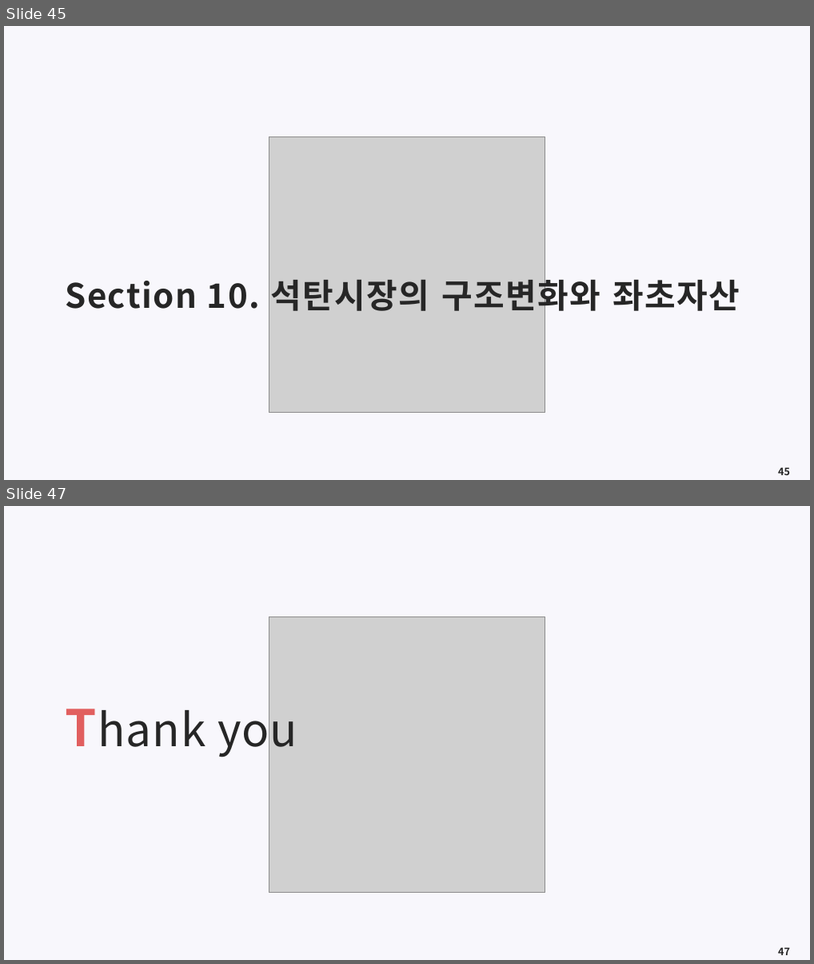
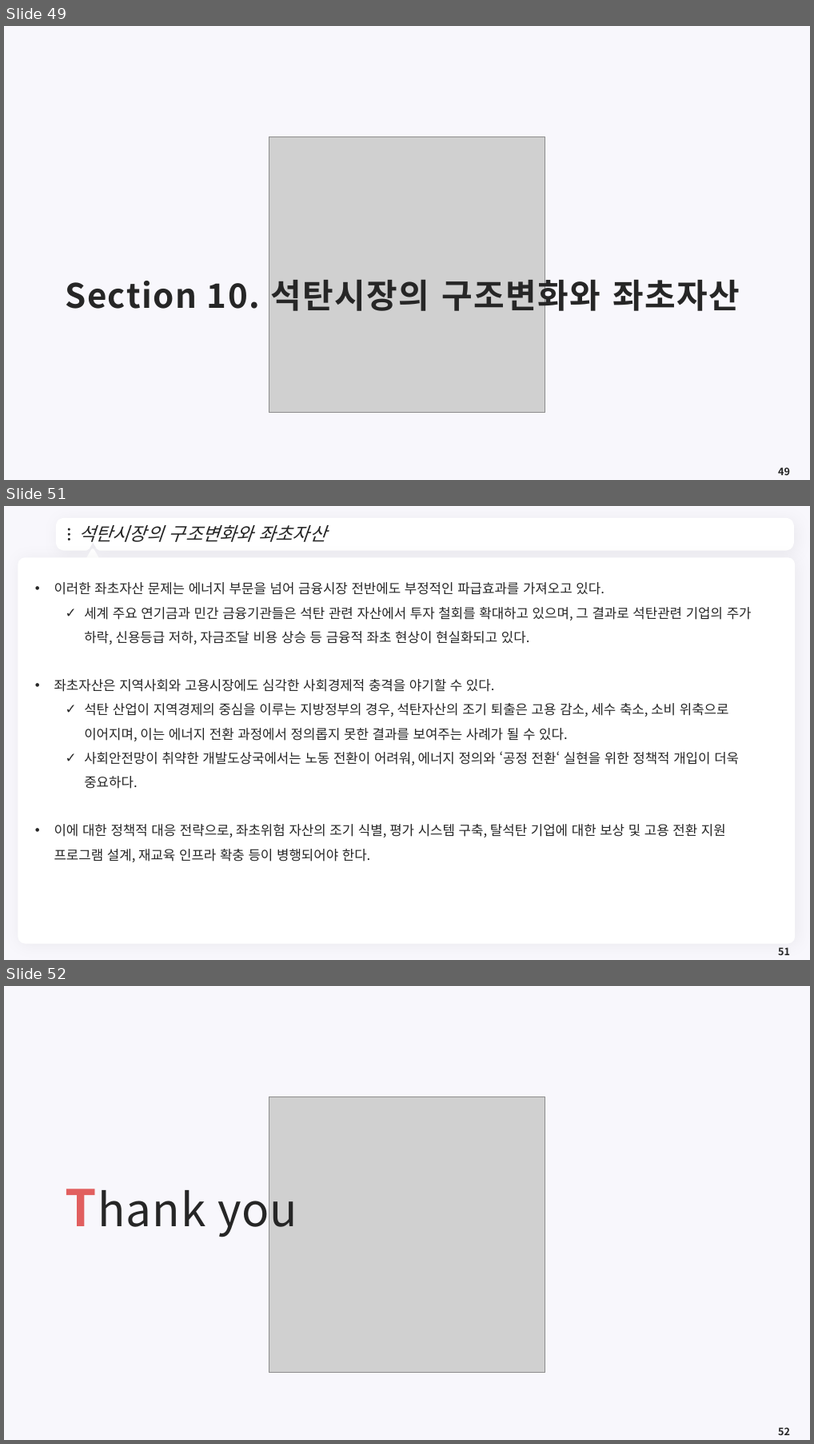
Before and after one commit to meandthey/Teaching, a slide deck: 에너지경제학/자원에너지경제학_Chapter_4 (석탄).pptx. Shown one above the other, each under a label of ours: slides 45 and 47 before the commit, slides 49, 51 and 52 after it; the slides between them are not shown. The pictures are 814x964 and 814x1444 pixels, drawn with LibreOffice and Linux fonts; fonts in the diff are those of the drawing; grey boxes stand for pictures; background and template pictures are left out. Boxes give left, top, right and bottom in pixels: in the first picture for what was removed or moved away, otherwise in the second. Text is boxed around its words. In the diff, an @@ line names an element or a change of style, - is before the commit and + after.

```diff
--- a/에너지경제학/자원에너지경제학_Chapter_4 (석탄).pptx
+++ b/에너지경제학/자원에너지경제학_Chapter_4 (석탄).pptx
@@ slide 51 added at (4,506,810,960), background #F8F7FC @@
@@ freeform shape added at (59,521,792,548), fill #FFFFFF, outline #FFFFFF 7.25 pt @@
@@ ellipse added at (68,528,70,531), fill #262626 @@
@@ title added at (78,525,326,542), 22 pt, text #262626, italic @@
+석탄시장의 구조변화와 좌초자산
@@ ellipse added at (68,533,70,536), fill #262626 @@
@@ ellipse added at (68,538,70,540), fill #262626 @@
@@ triangle added at (86,550,99,562), fill #FFFFFF, outline #FFFFFF 3.75 pt @@
@@ freeform shape added at (775,530,782,540), fill #FFFFFF @@
@@ rounded rectangle added at (18,557,796,944), fill #FFFFFF @@
@@ text added at (54,582,752,862), 16 pt, text #262626 @@
+• 이러한 좌초자산 문제는 에너지 부문을 넘어 금융시장 전반에도 부정적인 파급효과를 가져오고 있다.
+  ✓ 세계 주요 연기금과 민간 금융기관들은 석탄 관련 자산에서 투자 철회를 확대하고 있으며, 그 결과로 석탄관련 기업의 주가 하락, 신용등급 저하, 자금조달 비용 상승 등 금융적 좌초 현상이 현실화되고 있다.
+• 좌초자산은 지역사회와 고용시장에도 심각한 사회경제적 충격을 야기할 수 있다.
+  ✓ 석탄 산업이 지역경제의 중심을 이루는 지방정부의 경우, 석탄자산의 조기 퇴출은 고용 감소, 세수 축소, 소비 위축으로 이어지며, 이는 에너지 전환 과정에서 정의롭지 못한 결과를 보여주는 사례가 될 수 있다.
+  ✓ 사회안전망이 취약한 개발도상국에서는 노동 전환이 어려워, 에너지 정의와 ‘공정 전환‘ 실현을 위한 정책적 개입이 더욱 중요하다.
+• 이에 대한 정책적 대응 전략으로, 좌초위험 자산의 조기 식별, 평가 시스템 구축, 탈석탄 기업에 대한 보상 및 고용 전환 지원 프로그램 설계, 재교육 인프라 확충 등이 병행되어야 한다.
@@ page number added at (778,947,790,955), 12 pt, text #262626, bold @@
+51
@@ what was slide 45 is now slide 49 @@
@@ what was slide 47 is now slide 52 @@
@@ page number at (778,1427,790,1435): text changed @@
-47
+52
```
Also in this commit, not shown: 2 slides changed, 5 other slides added, 1 slide removed, 2 other files.
